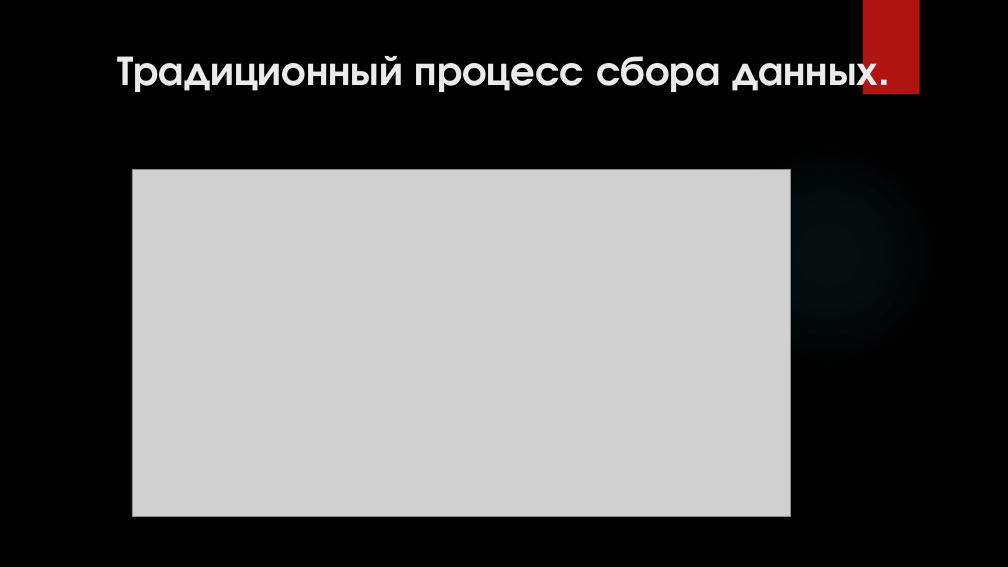
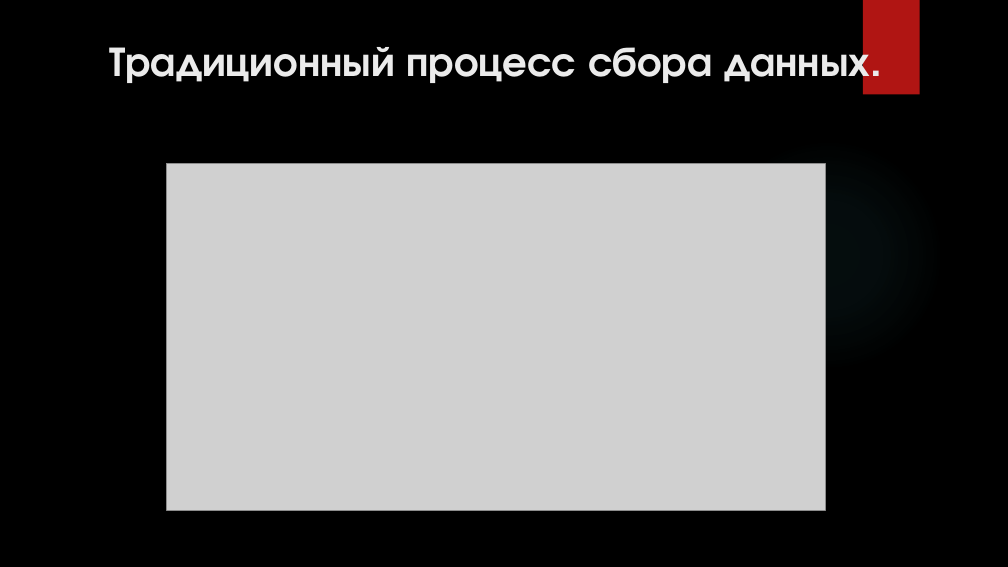
Before and after one commit to Jakepps/Coursework_2023, a slide deck: slide 5 of Курсовая 2.pptx. Drawn at 1008x567 pixels with LibreOffice and Linux fonts; fonts in the diff are those of the drawing; grey boxes stand for pictures; background and template pictures are left out. Boxes give left, top, right and bottom in pixels: in the first picture for what was removed or moved away, otherwise in the second. Text is boxed around its words. In the diff, an @@ line names an element or a change of style, - is before the commit and + after.

```diff
--- a/Курсовая 2.pptx
+++ b/Курсовая 2.pptx
@@ title "Традиционный процесс сбора данных.": place and size @@
-title "Традиционный процесс сбора данных." at box(118, 45, 890, 95)
+title "Традиционный процесс сбора данных." at box(110, 36, 882, 87)
@@ picture: place and size @@
-picture at box(132, 169, 791, 516)
+picture at box(167, 163, 826, 510)
```
Also in this commit, not shown: 4 other slides changed, 2 slides added, 2 slides removed, 3 other files.
